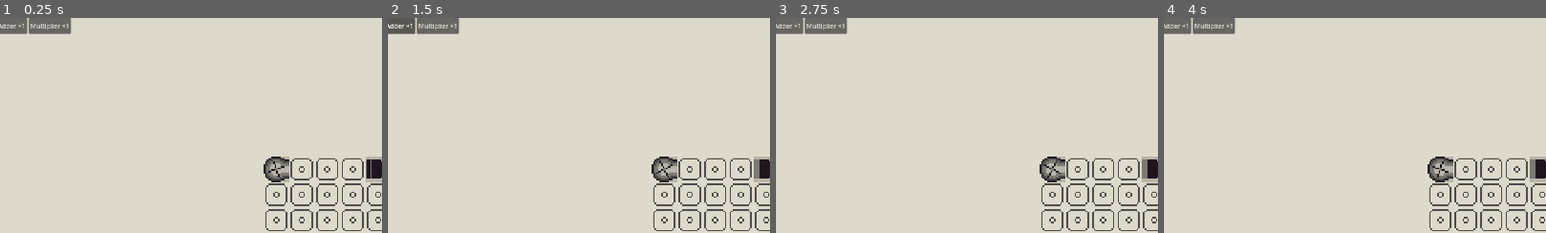
Above: before the commit, frames 1-4 (left to right).
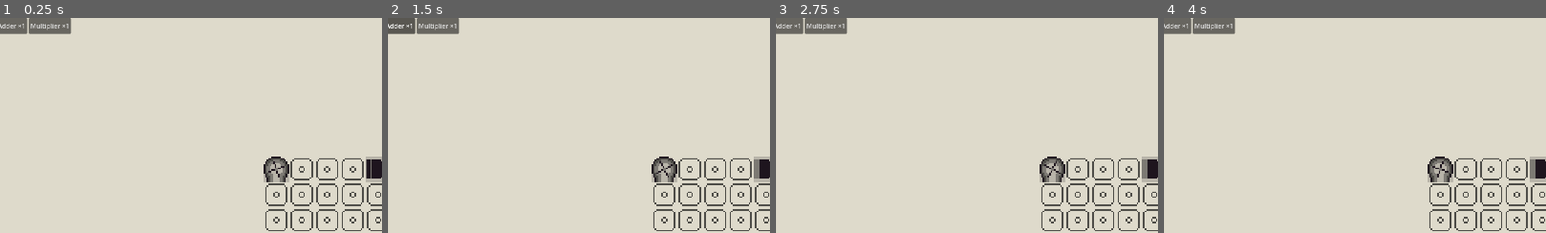
Above: after the commit, the same moments.

Repository: jackgusler/tessera
Game: Godot game, scene res://scenes/Main.tscn
Two runs of this game, one before a commit and one after it. Both use one fixed random seed, a clock stepped at 60 frames per second and the inputs below.
Inputs:
- Up to frame 1 (0.25 s): no input
- Up to frame 2 (1.5 s): click "Straight ×3" at 0.5 s; click "Adder ×1" at 1.25 s
- Up to frame 3 (2.75 s): click "Straight ×3" at 2 s
- Up to frame 4 (4 s): click "Adder ×1" at 2.75 s; click "Straight ×3" at 3.5 s
The pictures show only the part of the screen within x 6-56%, y 0-50%; the shares and areas given below are measured in that part.

The runs differ from the first frame. In frame 1, 0.3% of the frame differs, in the area x 69-76%, y 64-77%; in frame 2, 0.3%; in frame 3, 0.3%; in frame 4, 0.3%.

Commit message:
Auto-backup: 2026-08-11 21:12:11

Diff:
--- a/levels/level_01.tres
+++ b/levels/level_01.tres
@@ -12,7 +12,6 @@
 [sub_resource type="Resource" id="Resource_wcxux"]
 script = ExtResource("1_dpay0")
 type = ExtResource("2_5byca")
-rotation = 3
 metadata/_custom_type_script = "uid://bomy2fjairq57"
 
 [sub_resource type="Resource" id="Resource_w34c6"]
--- a/scripts/gridContainer.gd
+++ b/scripts/gridContainer.gd
@@ -147,14 +147,16 @@
 
 func _update_ghost() -> void:
 	preview.clear()
+	var slot := current_slot()
+	if slot == null:
+		return
 	var cell := _cell_under_mouse()
-	var type := current_type()
-	if not can_place(cell, type):
-		return
-	var layer := layer_for(type)
+	if not can_place(cell, slot.type):
+		return
+	var layer := layer_for(slot.type)
 	if preview.tile_set != layer.tile_set:
 		preview.tile_set = layer.tile_set
-	preview.set_cell(board_to_map(cell), _source_id(layer, type.texture), type.atlas_coords, _rotation_to_alt(current_rotation))
+	preview.set_cell(board_to_map(cell), _source_id(layer, slot.type.texture), slot.type.atlas_coords, _rotation_to_alt(current_rotation))
 
 func _cell_under_mouse() -> Vector2i:
 	return map_to_board(base_layer.local_to_map(base_layer.get_local_mouse_position()))
--- a/types/tiles/source/generator.tres
+++ b/types/tiles/source/generator.tres
@@ -9,6 +9,6 @@
 display_name = "Generator"
 category = 0
 texture = ExtResource("3_71tbh")
-outputs = 8
+outputs = 2
 emits = ExtResource("1_udolc")
 metadata/_custom_type_script = "uid://c1lwj6joykwhp"
